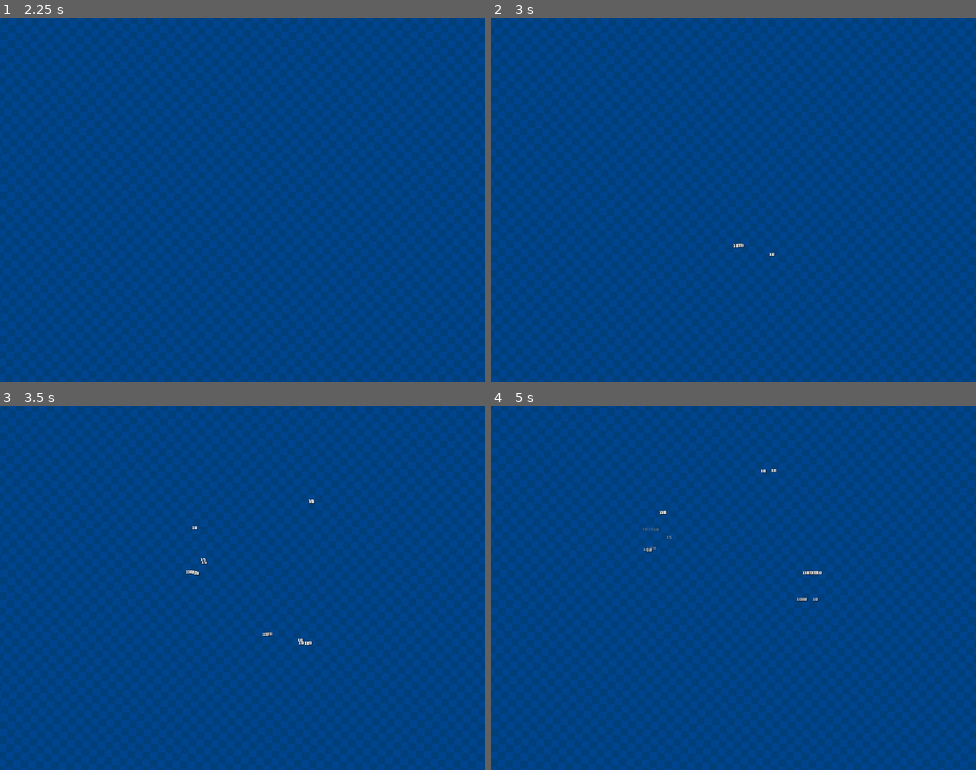
Above: before the commit, frames 1-4 (two rows, left to right).
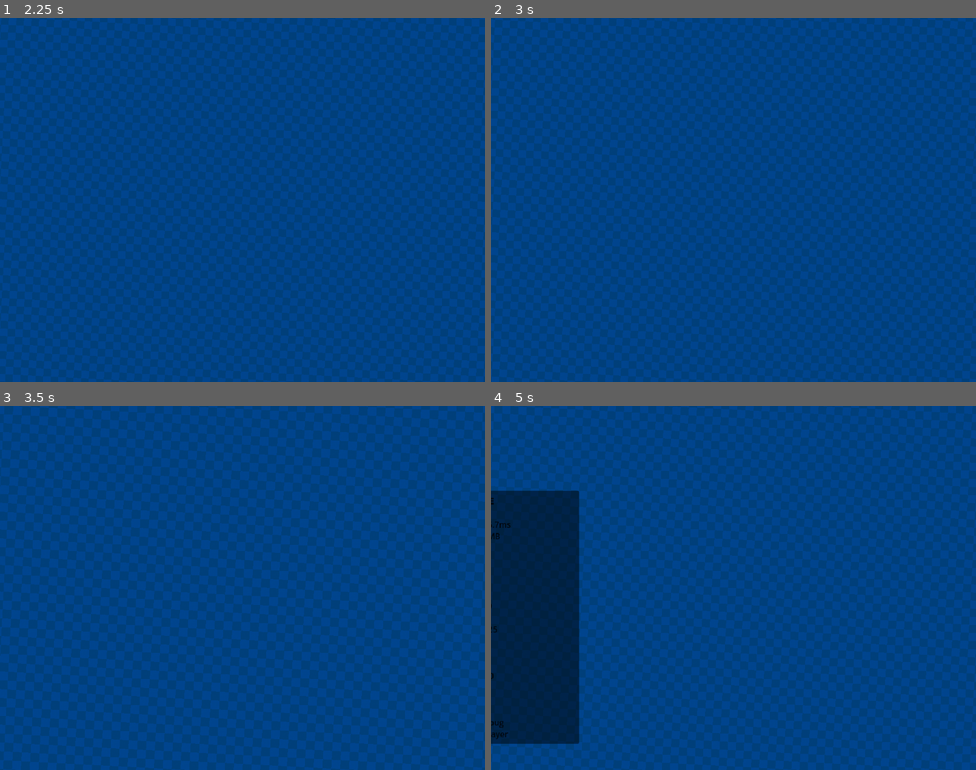
Above: after the commit, the same moments.

Repository: WILL-JKI/SurvivorLike
Game: Godot game, scene res://levels/Debug/DebugLevel.tscn
Two runs of this game, one before a commit and one after it. Both use one fixed random seed, a clock stepped at 60 frames per second and the inputs below.
Inputs:
- Up to frame 1 (2.25 s): tap Enter (ui_accept) at 0.5, 0.77, 1.52 s; hold W (move_up) 0.53-2.03 s; hold A (move_left) from 2.03 s (still down)
- Up to frame 2 (3 s): keep holding A (move_left)
- Up to frame 3 (3.5 s): keep holding A (move_left); tap Enter (ui_accept) at 3.02 s
- Up to frame 4 (5 s): release A (move_left) at 3.53 s; hold S (move_down) 3.53-4.28 s; tap Enter (ui_accept) at 3.77, 4.52 s; tap F3 (dv_debug) at 4.15 s; hold D (move_right) from 4.28 s (still down); tap Escape (ui_cancel) at 4.9 s

Frame 1 is identical in both runs. In frame 2, less than 0.1% of the frame differs, in the area x 49-59%, y 61-66%; in frame 3, 0.1%; in frame 4, 13%, in the area x 0-69%, y 17-93%.

Commit message:
fix: cria SimpleDebugUI alternativa para resolver problema de visibilidade
- Cria SimpleDebugUI.gd: versão simplificada da UI de debug
- Adiciona diretamente à cena DebugLevel ao invés de AutoLoad
- Usa ESC como atalho alternativo para ativar debug
- Melhora logs de debug no DebugManager para diagnóstico
- Implementação mais direta sem dependências de AutoLoad
- UI aparece no canto direito com informações essenciais

Diff:
--- a/_Core/DebugManager.gd
+++ b/_Core/DebugManager.gd
@@ -8,29 +8,46 @@
 var debug_ui_instance: DebugUI = null
 
 func _ready():
+	print("DebugManager: Iniciando...")
+
+	# Aguardar um frame para garantir que tudo está inicializado
+	await get_tree().process_frame
+
 	# Carregar cena de debug
 	debug_ui_scene = load("res://_Core/DebugUI.tscn")
 
-	# Criar instância de debug (deferred para evitar conflitos)
-	call_deferred("create_debug_ui")
-
-	print("DebugManager: Sistema de debug inicializado (F3 para ativar)")
+	if debug_ui_scene:
+		print("DebugManager: Cena carregada com sucesso")
+		create_debug_ui()
+	else:
+		print("DebugManager: ERRO - Falha ao carregar cena de debug")
 
 func create_debug_ui():
-	if debug_ui_scene and not debug_ui_instance:
+	if not debug_ui_instance:
 		debug_ui_instance = debug_ui_scene.instantiate()
+		print("DebugManager: Debug UI instanciada")
 
-		# Adicionar à árvore principal (deferred para evitar conflitos)
-		get_tree().root.call_deferred("add_child", debug_ui_instance)
+		# Adicionar diretamente à árvore principal
+		get_tree().root.add_child(debug_ui_instance)
 
-		# Configurar z_index após adicionar (deferred)
-		call_deferred("setup_debug_ui_properties")
+		# Configurar propriedades
+		debug_ui_instance.z_index = 1000
+		debug_ui_instance.visible = false
+
+		print("DebugManager: Debug UI adicionada à árvore e configurada")
+		print("DebugManager: Sistema de debug pronto (F3 para ativar)")
+	else:
+		print("DebugManager: Debug UI já existe")
 
 func _input(event):
 	# Backup para toggle debug se a UI não capturar
 	if event.is_action_pressed("dv_debug"):
+		print("DebugManager: F3 pressionado")
 		if debug_ui_instance:
+			print("DebugManager: Chamando toggle_debug()")
 			debug_ui_instance.toggle_debug()
+		else:
+			print("DebugManager: ERRO - Debug UI não existe!")
 
 # Função para adicionar informações customizadas ao debug
 func add_debug_info(title: String, info: String):
@@ -48,8 +65,3 @@
 	if debug_ui_instance:
 		debug_ui_instance.is_visible = active
 		debug_ui_instance.visible = active
-
-func setup_debug_ui_properties():
-	if debug_ui_instance:
-		# Mover para o topo da hierarquia
-		debug_ui_instance.z_index = 1000
--- a/_Core/EnemySpawner.gd
+++ b/_Core/EnemySpawner.gd
@@ -6,8 +6,8 @@
 @export var spawn_distance_min: float = 200.0
 @export var spawn_distance_max: float = 300.0
 @export var spawn_rate: float = 5.0  # Segundos entre spawns
-@export var max_enemies: int = 50
-@export var enemies_per_spawn: int = 10
+@export var max_enemies: int = 5
+@export var enemies_per_spawn: int = 0
 
 # Cenas de inimigos disponíveis
 @export var enemy_scenes: Array[PackedScene] = []
--- /dev/null
+++ b/_Core/SimpleDebugUI.gd
@@ -0,0 +1,109 @@
+extends Control
+# UI de Debug simples que pode ser adicionada a qualquer cena
+
+@export var update_interval: float = 0.5
+var is_debug_visible: bool = false
+var update_timer: float = 0.0
+
+@onready var debug_panel: Panel = $DebugPanel
+@onready var debug_label: RichTextLabel = $DebugPanel/VBoxContainer/DebugLabel
+
+func _ready():
+	# Configurar UI
+	visible = false
+	z_index = 1000
+
+	# Configurar input
+	set_process_unhandled_input(true)
+
+	print("SimpleDebugUI: Pronto (F3 para ativar)")
+
+func _unhandled_input(event):
+	if Input.is_action_just_pressed("ui_cancel"):  # ESC como alternativa
+		toggle_debug()
+		get_viewport().set_input_as_handled()
+
+func _process(delta):
+	if is_debug_visible:
+		update_timer += delta
+		if update_timer >= update_interval:
+			update_timer = 0.0
+			update_debug_info()
+
+func toggle_debug():
+	is_debug_visible = not is_debug_visible
+	visible = is_debug_visible
+
+	if is_debug_visible:
+		update_debug_info()
+		print("Debug UI ativada")
+	else:
+		print("Debug UI desativada")
+
+func update_debug_info():
+	if not debug_label:
+		return
+
+	var debug_text = ""
+
+	# Performance
+	debug_text += "[color=yellow][b]PERFORMANCE[/b][/color]\n"
+	debug_text += "FPS: " + str(Engine.get_frames_per_second()) + "\n"
+	debug_text += "Frame Time: " + str(snapped(1.0 / max(Engine.get_frames_per_second(), 1) * 1000, 0.1)) + "ms\n"
+	debug_text += "Memory: " + format_bytes(OS.get_static_memory_peak_usage()) + "\n"
+	debug_text += "\n"
+
+	# Entidades
+	debug_text += "[color=cyan][b]ENTITIES[/b][/color]\n"
+	var entity_counts = get_entity_counts()
+	debug_text += "XP Orbs (x): " + str(entity_counts.xp_orbs) + "\n"
+	debug_text += "Enemies (e): " + str(entity_counts.enemies) + "\n"
+	debug_text += "Bosses (b): " + str(entity_counts.bosses) + "\n"
+	debug_text += "Minions (m): " + str(entity_counts.minions) + "\n"
+	debug_text += "Players (p): " + str(entity_counts.players) + "\n"
+	debug_text += "Total Nodes: " + str(get_tree().get_node_count()) + "\n"
+	debug_text += "\n"
+
+	# Player Info
+	var player_info = get_player_info()
+	if player_info:
+		debug_text += "[color=green][b]PLAYER[/b][/color]\n"
+		debug_text += "Level: " + str(player_info.level) + "\n"
+		debug_text += "Health: " + str(int(player_info.health)) + "/" + str(int(player_info.max_health)) + "\n"
+		debug_text += "XP: " + str(player_info.experience) + "/" + str(player_info.exp_to_next) + "\n"
+		debug_text += "\n"
+
+	# Controles
+	debug_text += "[color=magenta][b]CONTROLS[/b][/color]\n"
+	debug_text += "ESC: Toggle Debug\n"
+	debug_text += "WASD: Move Player\n"
+
+	debug_label.text = debug_text
+
+func get_entity_counts() -> Dictionary:
+	return {
+		"xp_orbs": get_tree().get_nodes_in_group("xp_orbs").size(),
+		"enemies": get_tree().get_nodes_in_group("enemies").size() - get_tree().get_nodes_in_group("boss").size(),
+		"bosses": get_tree().get_nodes_in_group("boss").size(),
+		"minions": get_tree().get_nodes_in_group("minions").size(),
+		"players": get_tree().get_nodes_in_group("players").size()
+	}
+
+func get_player_info() -> Dictionary:
+	var players = get_tree().get_nodes_in_group("players")
+	if players.size() > 0:
+		var player = players[0]
+		if player.has_method("get_player_info"):
+			return player.get_player_info()
+	return {}
+
+func format_bytes(bytes: int) -> String:
+	var units = ["B", "KB", "MB", "GB"]
+	var size = float(bytes)
+	var unit_index = 0
+
+	while size >= 1024.0 and unit_index < units.size() - 1:
+		size /= 1024.0
+		unit_index += 1
+
+	return str(snapped(size, 0.1)) + " " + units[unit_index]
--- /dev/null
+++ b/_Core/SimpleDebugUI.tscn
@@ -0,0 +1,37 @@
+[gd_scene load_steps=2 format=3 uid="uid://simple_debug_ui"]
+
+[ext_resource type="Script" path="res://_Core/SimpleDebugUI.gd" id="1"]
+
+[node name="SimpleDebugUI" type="Control"]
+layout_mode = 3
+anchors_preset = 15
+anchor_right = 1.0
+anchor_bottom = 1.0
+mouse_filter = 2
+script = ExtResource("1")
+
+[node name="DebugPanel" type="Panel" parent="."]
+layout_mode = 1
+anchors_preset = 1
+anchor_left = 1.0
+anchor_right = 1.0
+offset_left = -300.0
+offset_bottom = 500.0
+modulate = Color(0, 0, 0, 0.8)
+
+[node name="VBoxContainer" type="VBoxContainer" parent="DebugPanel"]
+layout_mode = 1
+anchors_preset = 15
+anchor_right = 1.0
+anchor_bottom = 1.0
+offset_left = 10.0
+offset_top = 10.0
+offset_right = -10.0
+offset_bottom = -10.0
+
+[node name="DebugLabel" type="RichTextLabel" parent="DebugPanel/VBoxContainer"]
+layout_mode = 2
+size_flags_vertical = 3
+bbcode_enabled = true
+text = "Debug Info..."
+fit_content = true
--- a/levels/Debug/DebugLevel.tscn
+++ b/levels/Debug/DebugLevel.tscn
@@ -1,9 +1,10 @@
-[gd_scene load_steps=5 format=3 uid="uid://dm2qnevx7np8i"]
+[gd_scene load_steps=6 format=3 uid="uid://dm2qnevx7np8i"]
 
 [ext_resource type="PackedScene" uid="uid://cqm8xvw7n5ys" path="res://Characters/RatKing/RatKing.tscn" id="1"]
 [ext_resource type="PackedScene" path="res://Enemies/TestBoss.tscn" id="2"]
 [ext_resource type="PackedScene" uid="uid://b0l34p3bq1h60" path="res://levels/Debug/debug.tscn" id="3_72vkr"]
 [ext_resource type="Script" uid="uid://dvaj4s3jmh1ac" path="res://_Core/EnemySpawner.gd" id="4"]
+[ext_resource type="PackedScene" uid="uid://simple_debug_ui" path="res://_Core/SimpleDebugUI.tscn" id="5"]
 
 [node name="DebugLevel" type="Node2D"]
 
@@ -24,3 +25,5 @@
 spawn_distance_max = 250.0
 spawn_rate = 2.0
 max_enemies = 20
+
+[node name="SimpleDebugUI" parent="." instance=ExtResource("5")]
Not shown, added: _Core/SimpleDebugUI.gd.uid
